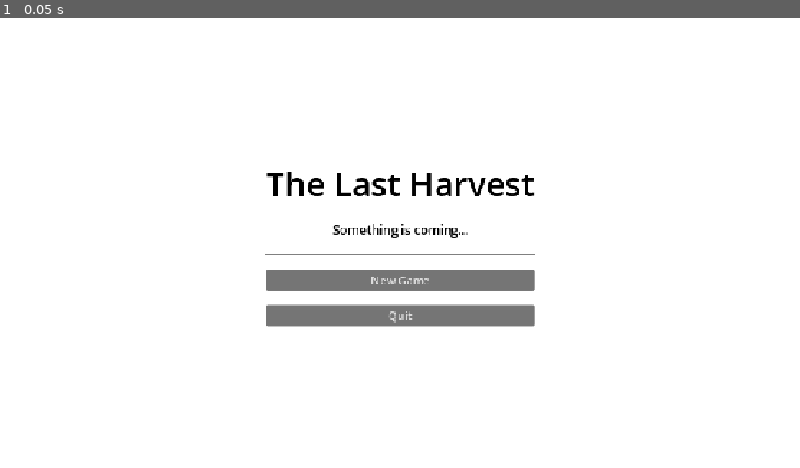
Above: before the commit, frame 1.
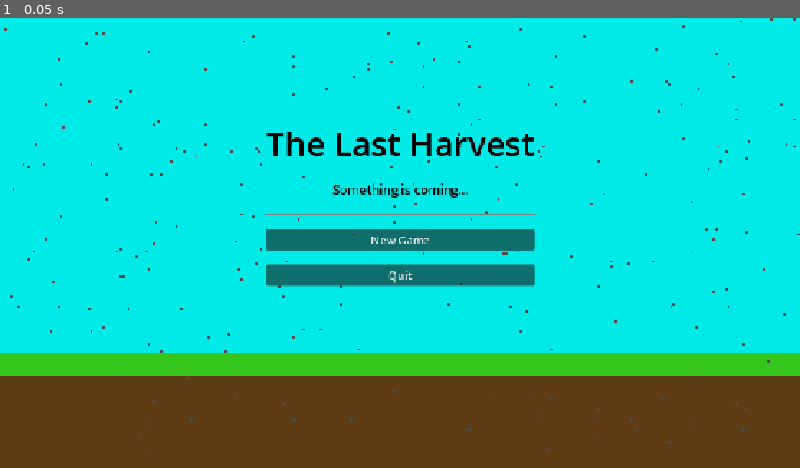
Above: after the commit, the same moment.

Repository: TheAbdullahSaleem/First-project-
Game: Godot game, scene res://scenes/MainMenu.tscn
The game is run twice, just before and just after one commit, with the same random seed, the same clock (stepped at 60 frames per second) and the same inputs. This scene is started directly instead of the project's main scene.
Inputs:
- Up to frame 1 (0.05 s): no input

The runs differ from the first frame. In frame 1, 100% of the frame differs, in the area x 0-100%, y 0-100%.

Commit message:
Main menu complete

Diff:
--- a/scenes/MainMenu.tscn
+++ b/scenes/MainMenu.tscn
@@ -1,4 +1,6 @@
 [gd_scene format=3 uid="uid://du513clpbeqxa"]
+
+[ext_resource type="Texture2D" uid="uid://y16w1if3uevr" path="res://assets/sprites/background/menu.png" id="1_yqorp"]
 
 [node name="MainMenu" type="Control" unique_id=1560203542]
 layout_mode = 3
@@ -8,50 +10,50 @@
 grow_horizontal = 2
 grow_vertical = 2
 
-[node name="ColorRect" type="ColorRect" parent="." unique_id=1063624281]
+[node name="background" type="TextureRect" parent="." unique_id=39571896]
 layout_mode = 1
 anchors_preset = 15
 anchor_right = 1.0
 anchor_bottom = 1.0
 grow_horizontal = 2
 grow_vertical = 2
+texture = ExtResource("1_yqorp")
 
-[node name="VBoxContainer" type="VBoxContainer" parent="." unique_id=2101289003]
+[node name="VBoxContainer" type="VBoxContainer" parent="background" unique_id=2101289003]
 layout_mode = 1
-anchors_preset = 8
+anchors_preset = 13
 anchor_left = 0.5
-anchor_top = 0.5
 anchor_right = 0.5
-anchor_bottom = 0.5
-offset_left = -20.0
-offset_top = -41.0
-offset_right = 20.0
-offset_bottom = 41.0
+anchor_bottom = 1.0
+offset_left = -193.5
+offset_top = 147.0
+offset_right = 193.5
+offset_bottom = 147.0
 grow_horizontal = 2
 grow_vertical = 2
 theme_override_constants/separation = 20
 
-[node name="title" type="Label" parent="VBoxContainer" unique_id=1314057487]
+[node name="title" type="Label" parent="background/VBoxContainer" unique_id=1314057487]
 layout_mode = 2
 theme_override_colors/font_color = Color(0, 0, 0, 1)
 theme_override_font_sizes/font_size = 48
 text = "The Last Harvest"
 horizontal_alignment = 1
 
-[node name="subtitle" type="Label" parent="VBoxContainer" unique_id=775505017]
+[node name="subtitle" type="Label" parent="background/VBoxContainer" unique_id=775505017]
 layout_mode = 2
 theme_override_colors/font_color = Color(0, 0, 0, 1)
 theme_override_font_sizes/font_size = 18
 text = "Something is coming..."
 horizontal_alignment = 1
 
-[node name="HSeparator" type="HSeparator" parent="VBoxContainer" unique_id=988414384]
+[node name="HSeparator" type="HSeparator" parent="background/VBoxContainer" unique_id=988414384]
 layout_mode = 2
 
-[node name="New game" type="Button" parent="VBoxContainer" unique_id=378544597]
+[node name="New game" type="Button" parent="background/VBoxContainer" unique_id=378544597]
 layout_mode = 2
 text = "New Game"
 
-[node name="Quit" type="Button" parent="VBoxContainer" unique_id=1167269097]
+[node name="Quit" type="Button" parent="background/VBoxContainer" unique_id=1167269097]
 layout_mode = 2
 text = "Quit"
Binary file added: assets/sprites/background/menu.png
Not shown, added: assets/sprites/background/menu.png.import
